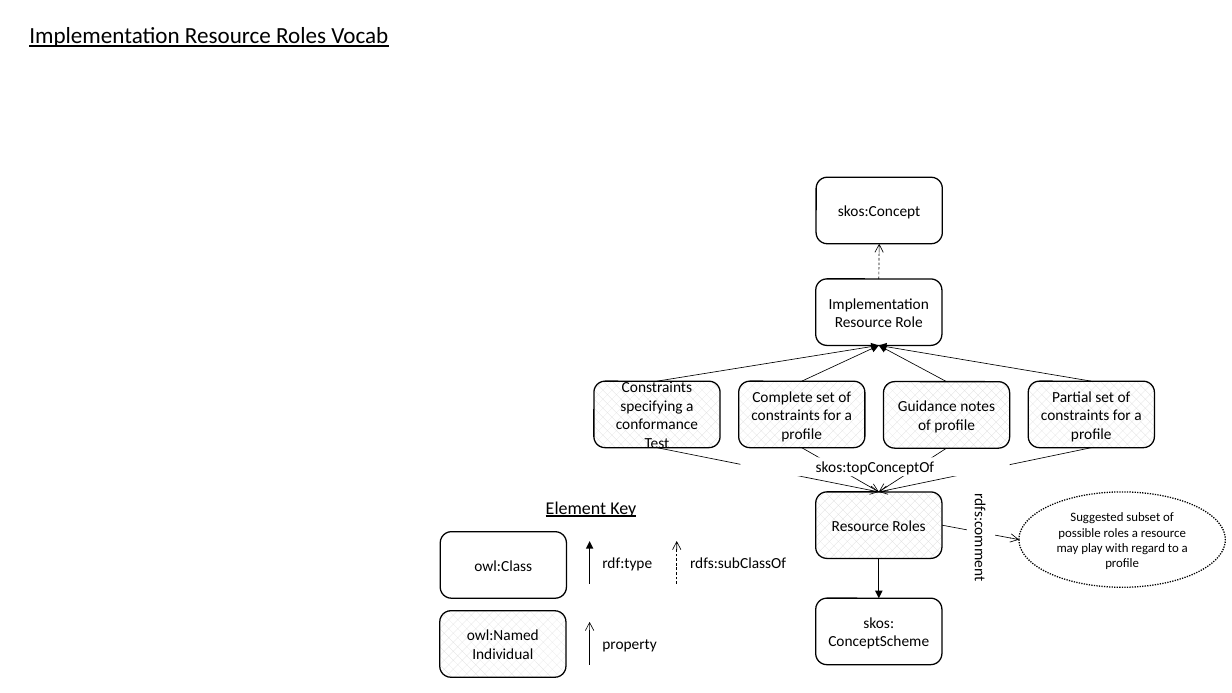
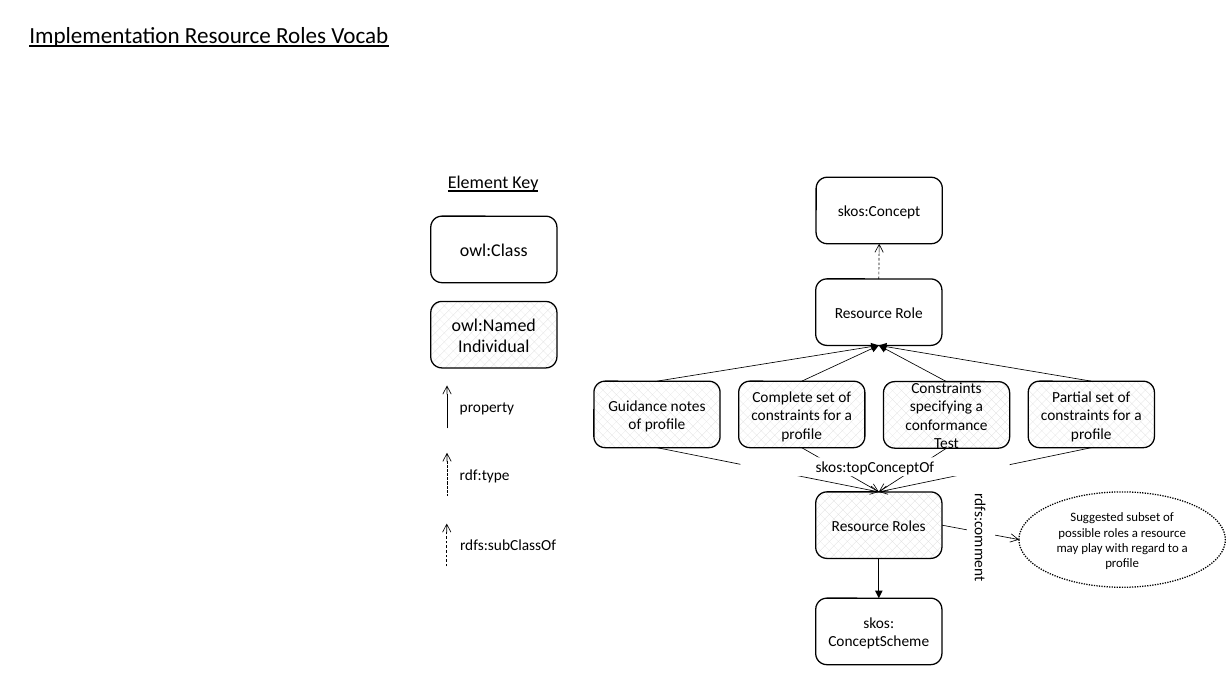
Before and after one commit to w3c/dxwg, a slide deck: slide 2 of profilesont/diagrams.pptx. Drawn at 1232x693 pixels with LibreOffice and Linux fonts; fonts in the diff are those of the drawing. Boxes give left, top, right and bottom in pixels: in the first picture for what was removed or moved away, otherwise in the second. Text is boxed around its words. In the diff, an @@ line names an element or a change of style, - is before the commit and + after.

Commit message:
aligned all property names, has... is...

```diff
--- a/profilesont/diagrams.pptx
+++ b/profilesont/diagrams.pptx
@@ text "Element Key": place and size @@
-text "Element Key" at [546, 501, 636, 517]
+text "Element Key" at [448, 175, 538, 192]
@@ rounded rectangle "owl:Class" at [431, 216, 557, 283]: size 12 to 14 pt @@
@@ rounded rectangle "owl:Class": place and size @@
-rounded rectangle "owl:Class" at [440, 531, 567, 598]
+rounded rectangle "owl:Class" at [431, 216, 557, 283]
@@ rounded rectangle "owl:Named Individual": place and size @@
-rounded rectangle "owl:Named Individual" at [440, 611, 567, 677]
+rounded rectangle "owl:Named Individual" at [431, 301, 557, 368]
@@ rounded rectangle "owl:Named Individual" at [431, 301, 557, 368]: size 12 to 14 pt @@
@@ text in rounded rectangle at [835, 307, 922, 318]: text changed @@
-Implementation Resource Role
+Resource Role
@@ arrow moved from (590, 584) - (590, 542) to (447, 429) - (447, 385) @@
@@ arrow (447, 429) - (447, 385): arrowheads changed @@
@@ text in rounded rectangle at [905, 380, 987, 453]: text changed @@
-Guidance notes of profile
+Constraints specifying a conformance Test
@@ text "property": place and size @@
-text "property" at [602, 639, 656, 652]
+text "property" at [460, 402, 514, 415]
@@ text in rounded rectangle at [608, 400, 706, 432]: text changed @@
-Constraints specifying a conformance Test
+Guidance notes of profile
@@ arrow added from (447, 495) to (447, 453), #000000 0.5 pt dashed @@
@@ text "rdf:type": place and size @@
-text "rdf:type" at [602, 557, 652, 571]
+text "rdf:type" at [460, 469, 510, 483]
@@ arrow moved from (677, 584) - (677, 542) to (447, 567) - (447, 524) @@
@@ text "rdfs:subClassOf": place and size @@
-text "rdfs:subClassOf" at [690, 557, 786, 568]
+text "rdfs:subClassOf" at [460, 539, 556, 550]
@@ arrow removed from (590, 665) to (590, 622) @@
```
Also in this commit, not shown: 8 other slides changed, 12 other files.
